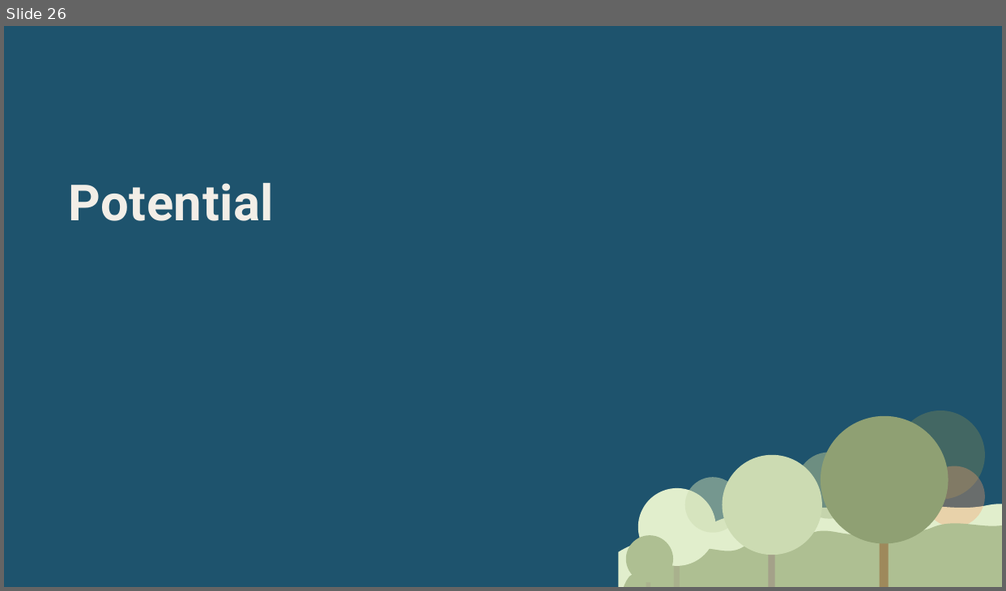
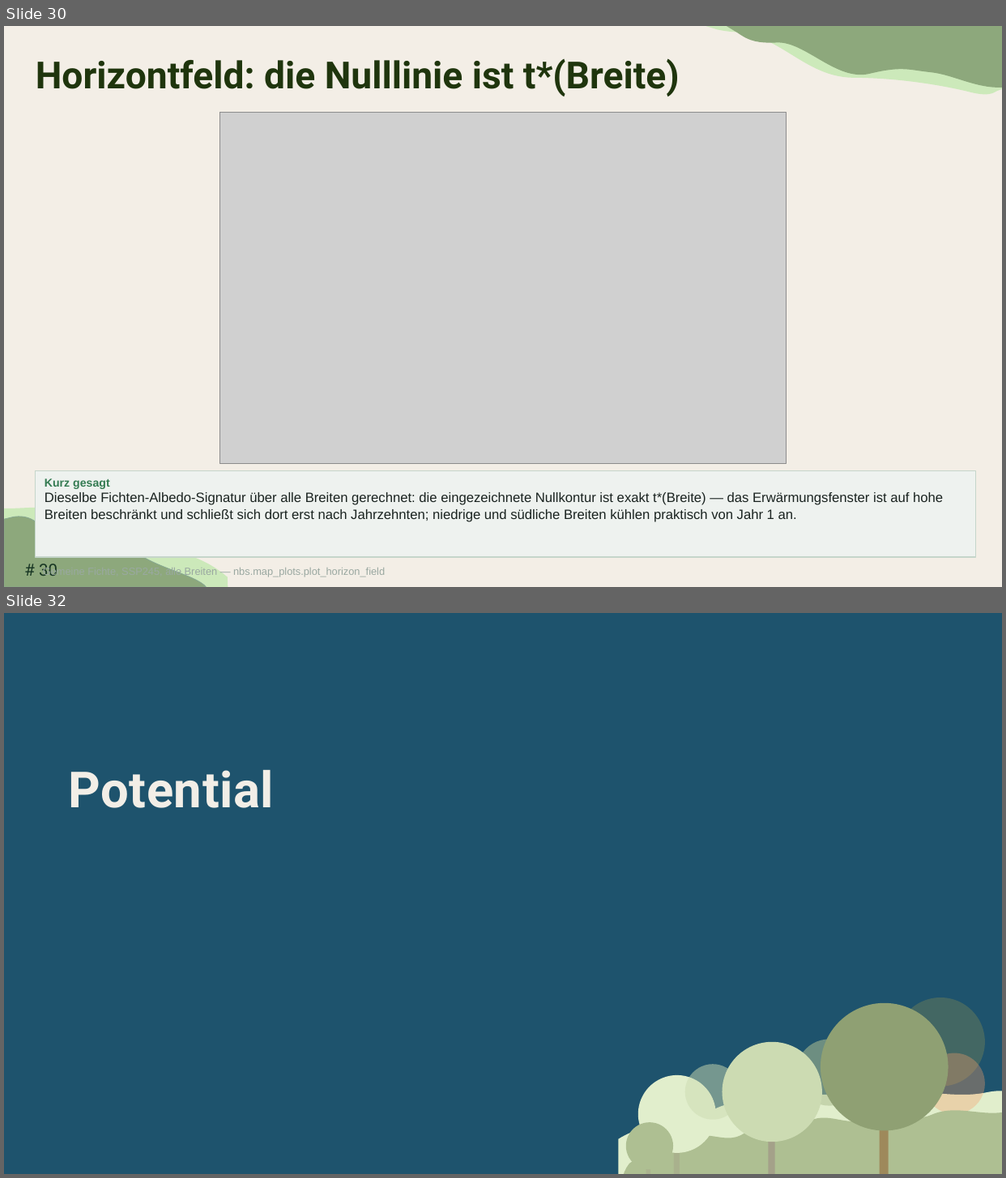
Before and after one commit to TimoDiepers/woodway, a slide deck: docs/slides/dissvortrag.pptx. Shown one above the other, each under a label of ours: slide 26 before the commit, slides 30 and 32 after it; the slides between them are not shown. The pictures are 1006x591 and 1006x1178 pixels, drawn with LibreOffice and Linux fonts; fonts in the diff are those of the drawing; grey boxes stand for pictures. Boxes give left, top, right and bottom in pixels: in the first picture for what was removed or moved away, otherwise in the second. Text is boxed around its words. In the diff, an @@ line names an element or a change of style, - is before the commit and + after.

Commit message:
feat: replace results placeholder with E1-E7 (Plan 3, Task 3)
Adds seven result slides (Aufbau, Eingangsgrößen, Zerlegung, Störungsfächer,
Fünf Arten, Horizontfeld, Leiter) in place of the old "Ergebnisse"
placeholder (moved into the backup section, not deleted). 67 -> 74 slides.

E3 (the core decomposition slide) keeps both panels (forcing and
temperature) rather than collapsing to one: the two independently computed
chains landing on the same story is itself a consistency check worth
showing, and dropping the forcing panel would lose that. Instead of leaving
the ~4-year lag invisible at line width, plot_decomposition now marks both
zero-crossings (t*_phi, t*_dT) explicitly and annotates the measured lag
directly in the figure title. For the boreal Picea abies case shown, the
measured lag is 8 years (t*_phi=2063, t*_dT=2071), not the ~4 years quoted
informally in the findings doc -- the figure reports what the current code
actually computes.

E7 is the sensitivity ladder the defence explicitly asked for
(nbs.variants.run_ladder + summarise_variants), rendered as a new waterfall
figure (docs/slides/figures/e7_leiter_wasserfall.png). Values match the
findings document exactly: t* 2025 -> 2048 -> 2048 -> 2049 -> 2071,
Albedo costs 23 years to break-even, the rising background CO2
concentration costs another 22 -- an effect the afforestation literature
rarely carries, because it usually assumes fixed radiative efficiency.

Fast suite: 278 passed / 2 skipped / 76 deselected (unchanged).

```diff
--- a/docs/slides/dissvortrag.pptx
+++ b/docs/slides/dissvortrag.pptx
@@ slide 30 added at [4,26,1002,587], background #F3EEE6 @@
@@ freeform shape added at [705,26,1002,135], fill #CCE9BA @@
@@ freeform shape added at [725,26,1002,130], fill #8DA87C @@
@@ title added at [36,58,680,96], 36 pt, text #1F350D, bold @@
+Horizontfeld: die Nulllinie ist t*(Breite)
@@ picture added at [220,112,786,464] @@
@@ rectangle added at [36,472,976,557], fill #EEF2EF, outline #C5D5CA 1 pt, 13 pt, text #1A2320 @@
+Kurz gesagt
+Dieselbe Fichten-Albedo-Signatur über alle Breiten gerechnet: die eingezeichnete Nullkontur ist exakt t*(Breite) — das Erwärmungsfenster ist auf hohe Breiten beschränkt und schließt sich dort erst nach Jahrzehnten; niedrige und südliche Breiten kühlen praktisch von Jahr 1 an.
@@ freeform shape added at [4,500,228,587], fill #CCE9BA @@
@@ freeform shape added at [4,510,206,587], fill #8DA87C, outline #87A892 0.63 pt @@
@@ page number added at [39,564,57,576], 16 pt, text #173523 @@
+# 30
@@ text added at [43,567,385,578], 10 pt, text #9AA8A1 @@
+Gemeine Fichte, SSP245, alle Breiten — nbs.map_plots.plot_horizon_field
@@ what was slide 26 is now slide 32 @@
```
Also in this commit, not shown: 6 other slides added, 4 other files.
